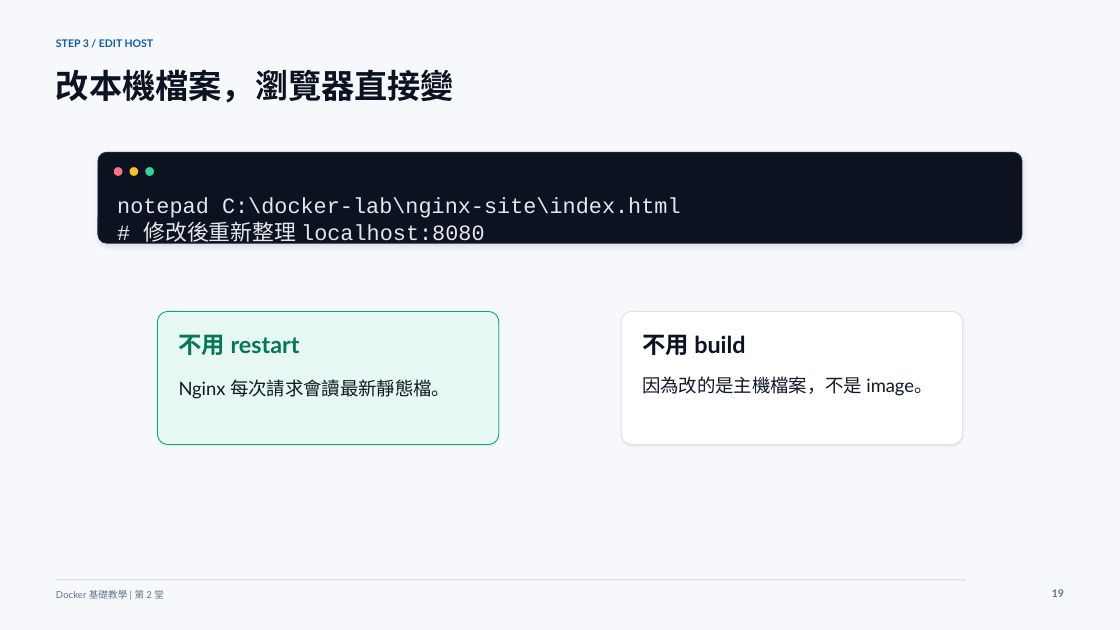
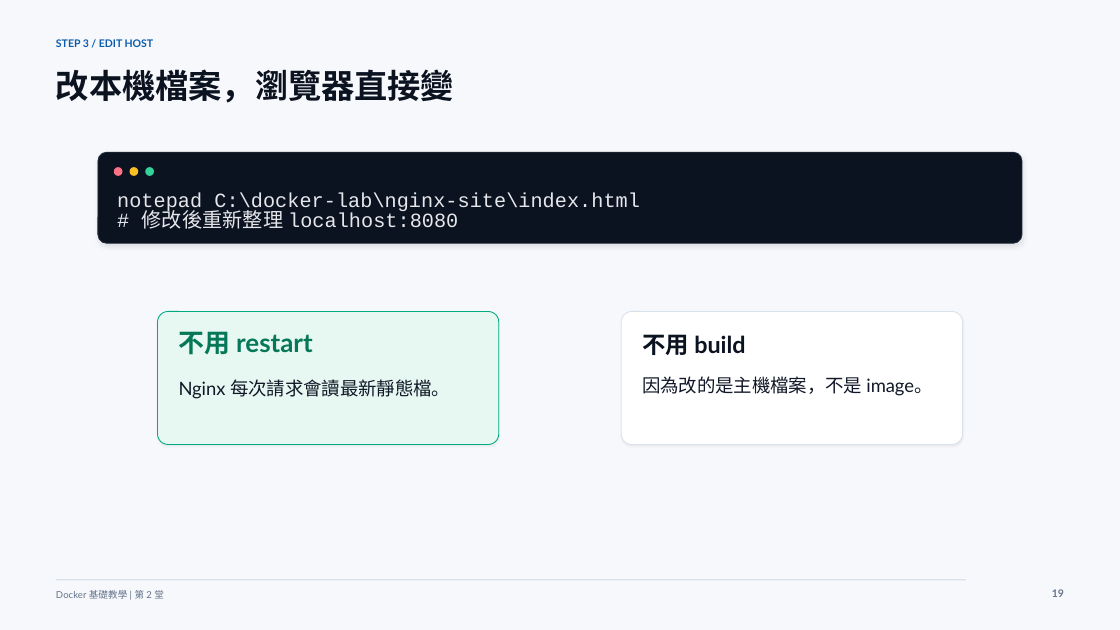
Before and after one commit to lalalalaluk/docker-practice, a slide deck: slide 12 of slides/docker-session2-flask-volume.pptx. Drawn at 1120x630 pixels with LibreOffice and Linux fonts; fonts in the diff are those of the drawing. Boxes give left, top, right and bottom in pixels: in the first picture for what was removed or moved away, otherwise in the second. Text is boxed around its words. In the diff, an @@ line names an element or a change of style, - is before the commit and + after.

```diff
--- a/slides/docker-session2-flask-volume.pptx
+++ b/slides/docker-session2-flask-volume.pptx
@@ text "notepad C:\docker-lab\nginx-site\index.html" at <box>117,192,640,229</box>: size 18.8 to 17.3 pt; line spacing 1.04 to 0.84 @@
@@ text "不用 restart" at <box>179,331,313,355</box>: size 20 to 22.2 pt; line spacing 1.06 to 0.96 @@
```
Also in this commit, not shown: 13 other slides changed, 1 other file.
